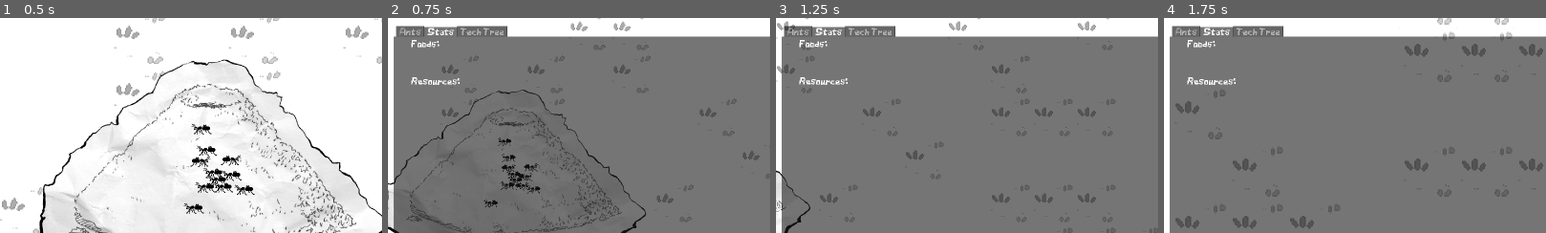
Above: before the commit, frames 1-4 (left to right).
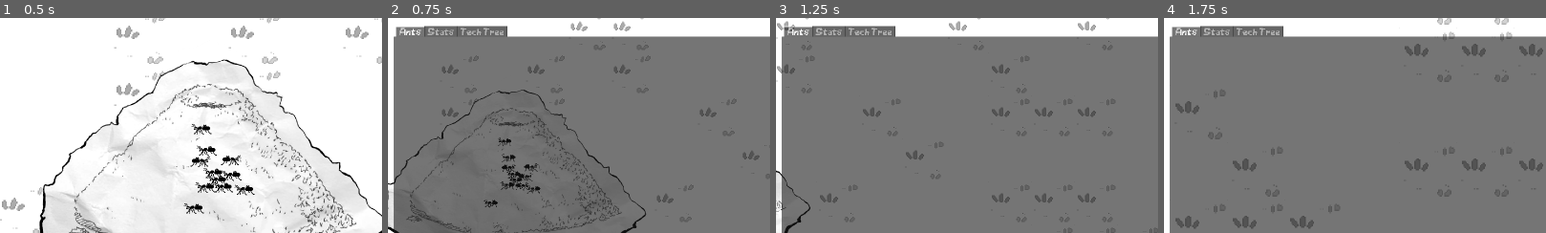
Above: after the commit, the same moments.

Repository: BongHead/GameJam2026
Game: Godot game, scene res://World.tscn
Same seed, same stepped clock (60 frames per second), same inputs: the game is played once before the commit and once after it.
Inputs (mouse positions are % of the whole screen's width and height, from its top left):
- Up to frame 1 (0.5 s): no input
- Up to frame 2 (0.75 s): move the mouse to (48, 49) at 0.52 s; hold D (right) from 0.53 s (still down); tap Mouse wheel down (wheel_down) at 0.6 s; click (48, 49) at 0.67 s
- Up to frame 3 (1.25 s): keep holding D (right)
- Up to frame 4 (1.75 s): move the mouse to (30, 55) at 1.27 s; release D (right) at 1.28 s; hold S (down) from 1.28 s (still down); tap Mouse wheel up (wheel_up) at 1.35 s
The pictures show only the part of the screen within x 21-71%, y 12-62%; the shares and areas given below are measured in that part.

Frame 1 is identical in both runs. In frame 2, 0.8% of the frame differs, in the area x 2-19%, y 3-32%; in frame 3, 0.8%; in frame 4, 0.8%.

Commit message:
base_menu change

Diff:
--- /dev/null
+++ b/gamejam2026/Food/insect.tscn
@@ -0,0 +1,126 @@
+[gd_scene load_steps=13 format=3 uid="uid://bxcxj222etfn6"]
+
+[ext_resource type="Script" path="res://Food/insect.gd" id="1_fdn0r"]
+[ext_resource type="Texture2D" uid="uid://ccsyrfl62tgu8" path="res://assets/insect eggs.png" id="2_wjpe6"]
+[ext_resource type="AudioStream" uid="uid://dekqwdomm8i6j" path="res://music_n_sounds/pencil hit table idk.wav" id="3_fgqp1"]
+[ext_resource type="Script" path="res://Ressources/leaf_sliders.gd" id="3_qigsq"]
+[ext_resource type="FontFile" uid="uid://vtq2j2itl4j2" path="res://fonts/AntFont-Regular (1).ttf" id="4_5xxxs"]
+
+[sub_resource type="CircleShape2D" id="CircleShape2D_htc2r"]
+
+[sub_resource type="AtlasTexture" id="AtlasTexture_u5m26"]
+atlas = ExtResource("2_wjpe6")
+region = Rect2(0, 0, 196, 200)
+
+[sub_resource type="AtlasTexture" id="AtlasTexture_7sexn"]
+atlas = ExtResource("2_wjpe6")
+region = Rect2(196, 0, 196, 200)
+
+[sub_resource type="AtlasTexture" id="AtlasTexture_y3lnn"]
+atlas = ExtResource("2_wjpe6")
+region = Rect2(392, 0, 196, 200)
+
+[sub_resource type="AtlasTexture" id="AtlasTexture_0etrn"]
+atlas = ExtResource("2_wjpe6")
+region = Rect2(588, 0, 196, 200)
+
+[sub_resource type="SpriteFrames" id="SpriteFrames_2ksyp"]
+animations = [{
+"frames": [{
+"duration": 1.0,
+"texture": SubResource("AtlasTexture_u5m26")
+}, {
+"duration": 1.0,
+"texture": SubResource("AtlasTexture_7sexn")
+}, {
+"duration": 1.0,
+"texture": SubResource("AtlasTexture_y3lnn")
+}, {
+"duration": 1.0,
+"texture": SubResource("AtlasTexture_0etrn")
+}],
+"loop": true,
+"name": &"default",
+"speed": 12.0
+}]
+
+[sub_resource type="StyleBoxFlat" id="StyleBoxFlat_ctunb"]
+bg_color = Color(0.9, 0.9, 0.9, 1)
+
+[node name="Insect" type="Area2D"]
+scale = Vector2(10, 10)
+script = ExtResource("1_fdn0r")
+
+[node name="CollisionShape2D" type="CollisionShape2D" parent="."]
+shape = SubResource("CircleShape2D_htc2r")
+
+[node name="Sprite2D" type="AnimatedSprite2D" parent="."]
+scale = Vector2(0.1, 0.1)
+sprite_frames = SubResource("SpriteFrames_2ksyp")
+autoplay = "default"
+frame_progress = 0.767691
+
+[node name="Button" type="Button" parent="."]
+modulate = Color(1, 1, 1, 0)
+offset_left = -12.0
+offset_top = -12.0
+offset_right = -4.0
+offset_bottom = -4.0
+scale = Vector2(3, 3)
+
+[node name="AudioStreamPlayer2D" type="AudioStreamPlayer2D" parent="Button"]
+stream = ExtResource("3_fgqp1")
+volume_db = 24.0
+
+[node name="Background" type="PanelContainer" parent="."]
+visible = false
+z_index = 1
+offset_left = 2.0
+offset_top = 2.0
+offset_right = 193.0
+offset_bottom = 151.0
+scale = Vector2(0.3, 0.3)
+theme_override_styles/panel = SubResource("StyleBoxFlat_ctunb")
+
+[node name="VBoxContainer" type="VBoxContainer" parent="Background"]
+layout_mode = 2
+script = ExtResource("3_qigsq")
+
+[node name="Label_worker" type="Label" parent="Background/VBoxContainer"]
+layout_mode = 2
+theme_override_colors/font_color = Color(0, 0, 0, 1)
+theme_override_fonts/font = ExtResource("4_5xxxs")
+text = "Worker ants to send"
+
+[node name="HSlider_worker" type="HSlider" parent="Background/VBoxContainer"]
+layout_mode = 2
+
+[node name="slider_label_worker" type="Label" parent="Background/VBoxContainer"]
+layout_mode = 2
+theme_override_colors/font_color = Color(0, 0, 0, 1)
+theme_override_fonts/font = ExtResource("4_5xxxs")
+horizontal_alignment = 1
+
+[node name="Label_warrior" type="Label" parent="Background/VBoxContainer"]
+layout_mode = 2
+theme_override_colors/font_color = Color(0, 0, 0, 1)
+theme_override_fonts/font = ExtResource("4_5xxxs")
+text = "Warrior ants to send"
+
+[node name="HSlider_warrior" type="HSlider" parent="Background/VBoxContainer"]
+layout_mode = 2
+
+[node name="slider_label_warrior" type="Label" parent="Background/VBoxContainer"]
+layout_mode = 2
+theme_override_colors/font_color = Color(0, 0, 0, 1)
+theme_override_fonts/font = ExtResource("4_5xxxs")
+horizontal_alignment = 1
+
+[node name="Gather" type="Button" parent="Background/VBoxContainer"]
+layout_mode = 2
+theme_override_fonts/font = ExtResource("4_5xxxs")
+text = "SEND"
+
+[connection signal="pressed" from="Button" to="." method="_on_button_pressed"]
+[connection signal="value_changed" from="Background/VBoxContainer/HSlider_worker" to="Background/VBoxContainer" method="_on_h_slider_value_changed"]
+[connection signal="value_changed" from="Background/VBoxContainer/HSlider_warrior" to="Background/VBoxContainer" method="_on_h_slider_value_changed"]
--- a/gamejam2026/base_menu_ui.tscn
+++ b/gamejam2026/base_menu_ui.tscn
@@ -7,10 +7,9 @@
 offset_bottom = 428.0
 theme_override_fonts/font = ExtResource("1_6afh4")
 theme_override_font_sizes/font_size = 25
-current_tab = 1
+current_tab = 0
 
 [node name="Ants" type="TabBar" parent="."]
-visible = false
 layout_mode = 2
 metadata/_tab_index = 0
 
@@ -26,6 +25,7 @@
 text = "esc to close"
 
 [node name="Stats" type="TabBar" parent="."]
+visible = false
 layout_mode = 2
 metadata/_tab_index = 1
 
